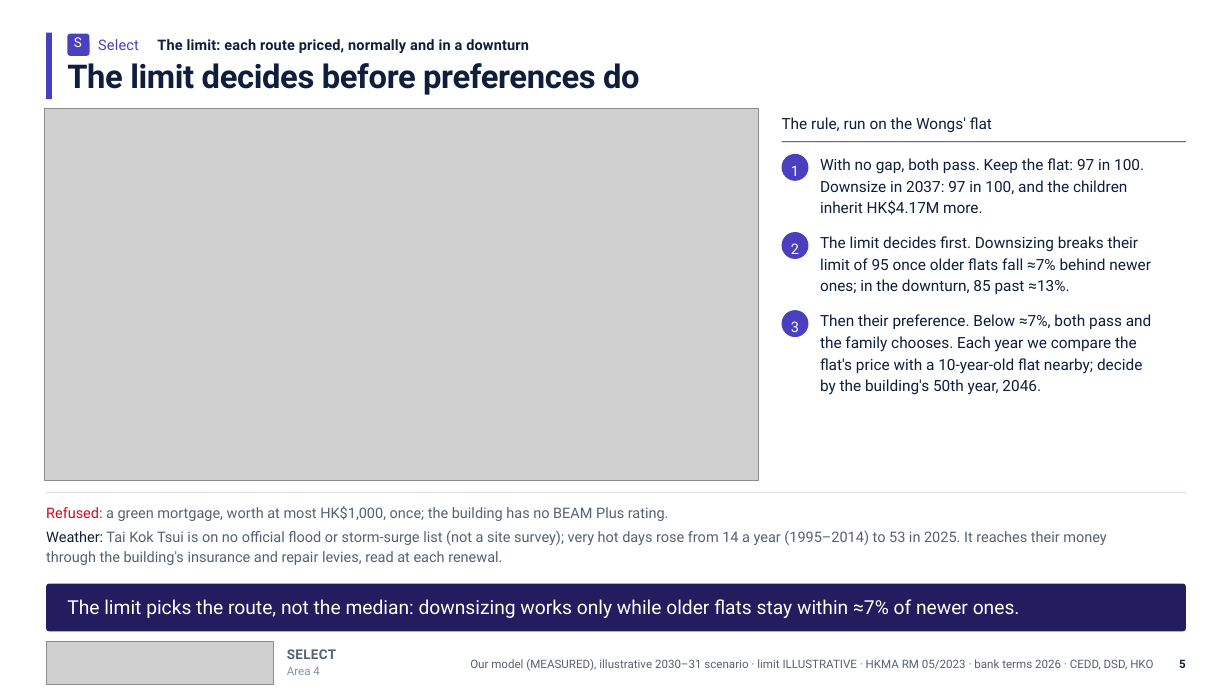
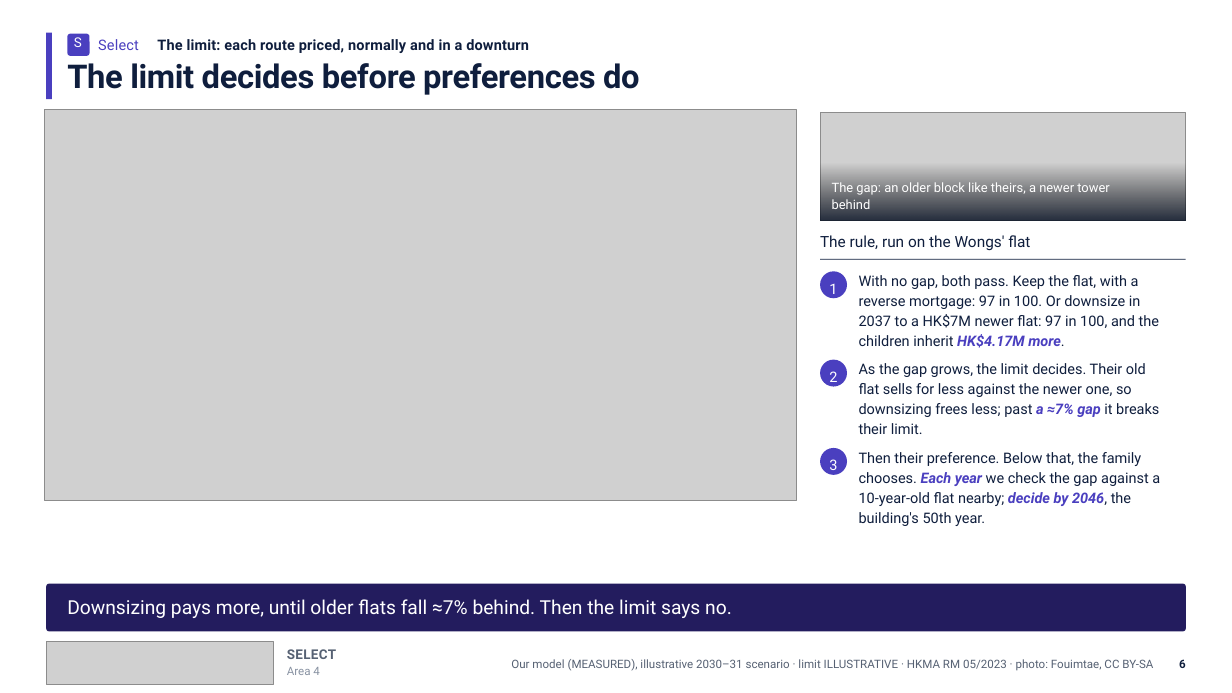
Before and after one commit to Peeradonn/finplan, a slide deck: slide 6 of Final/deck/Axis.pptx (slide 5 before the commit). Drawn at 1232x693 pixels with LibreOffice and Linux fonts; fonts in the diff are those of the drawing; grey boxes stand for pictures. Boxes give left, top, right and bottom in pixels: in the first picture for what was removed or moved away, otherwise in the second. Text is boxed around its words. In the diff, an @@ line names an element or a change of style, - is before the commit and + after.

```diff
--- a/Final/deck/Axis.pptx
+++ b/Final/deck/Axis.pptx
@@ picture: place and size @@
-picture at bbox=[44, 109, 759, 481]
+picture at bbox=[44, 110, 798, 501]
@@ picture added at bbox=[821, 113, 1187, 221] @@
@@ rectangle added at bbox=[821, 164, 1187, 221], fill gradient #000000 to #0B1426 @@
@@ text added at bbox=[832, 182, 1109, 209], 10.1 pt, text #FFFFFF @@
+The gap: an older block like theirs, a newer tower
+behind
@@ text "The rule, run on the ...": place and size @@
-text "The rule, run on the ..." at bbox=[782, 117, 992, 133]
+text "The rule, run on the ..." at bbox=[820, 235, 1030, 250]
@@ text removed at bbox=[820, 236, 1151, 294] @@
-The limit decides first. Downsizing breaks their
-limit of 95 once older flats fall ≈7% behind newer
-ones; in the downturn, 85 past ≈13%.
@@ rectangle: place and size @@
-rectangle at bbox=[782, 141, 1187, 142]
+rectangle at bbox=[821, 259, 1187, 260]
@@ ellipse: place and size @@
-ellipse at bbox=[782, 232, 809, 259]
+ellipse at bbox=[821, 272, 848, 299]
@@ text "1": place and size @@
-text "1" at bbox=[791, 165, 799, 176]
+text "1" at bbox=[829, 284, 837, 298]
@@ text at bbox=[859, 275, 1159, 348]: text changed; size 12 to 11.2 pt @@
-With no gap, both pass. Keep the flat: 97 in 100.
-Downsize in 2037: 97 in 100, and the children
-inherit HK$4.17M more.
+With no gap, both pass. Keep the flat, with a
+reverse mortgage: 97 in 100. Or downsize in
+2037 to a HK$7M newer flat: 97 in 100, and the
+children inherit HK$4.17M more.
@@ text "2" rewrapped from bbox=[791, 243, 799, 259] to bbox=[829, 371, 837, 382] @@
@@ ellipse: place and size @@
-ellipse at bbox=[782, 311, 809, 337]
+ellipse at bbox=[821, 360, 848, 386]
@@ text at bbox=[859, 363, 1159, 434]: text changed; size 12 to 11.2 pt @@
-Then their preference. Below ≈7%, both pass and
-the family chooses. Each year we compare the
-flat's price with a 10-year-old flat nearby; decide
-by the building's 50th year, 2046.
+As the gap grows, the limit decides. Their old
+flat sells for less against the newer one, so
+downsizing frees less; past a ≈7% gap it breaks
+their limit.
@@ ellipse: place and size @@
-ellipse at bbox=[782, 154, 809, 181]
+ellipse at bbox=[821, 448, 848, 475]
@@ text "3" rewrapped from bbox=[791, 321, 799, 337] to bbox=[829, 459, 837, 470] @@
@@ text at bbox=[859, 452, 1160, 526]: text changed; text colour #566173 to #0F1E3D @@
-Weather: Tai Kok Tsui is on no official flood or storm-surge list (not a site survey); very hot days rose from 14 a year (1995–2014) to 53 in 2025. It reaches their money
-through the building's insurance and repair levies, read at each renewal.
+Then their preference. Below that, the family
+chooses. Each year we check the gap against a
+10-year-old flat nearby; decide by 2046, the
+building's 50th year.
@@ rectangle removed at bbox=[46, 492, 1186, 493] @@
@@ text removed at bbox=[46, 506, 669, 521] @@
-Refused: a green mortgage, worth at most HK$1,000, once; the building has no BEAM Plus rating.
@@ text at bbox=[67, 599, 732, 618]: text changed @@
-The limit picks the route, not the median: downsizing works only while older flats stay within ≈7% of newer ones.
+Downsizing pays more, until older flats fall ≈7% behind. Then the limit says no.
@@ text at bbox=[511, 659, 1153, 671]: text changed @@
-Our model (MEASURED), illustrative 2030–31 scenario · limit ILLUSTRATIVE · HKMA RM 05/2023 · bank terms 2026 · CEDD, DSD, HKO
+Our model (MEASURED), illustrative 2030–31 scenario · limit ILLUSTRATIVE · HKMA RM 05/2023 · photo: Fouimtae, CC BY-SA
```
Also in this commit, not shown: 17 other slides changed, 6 slides added, 2 slides removed, 5 other files.
